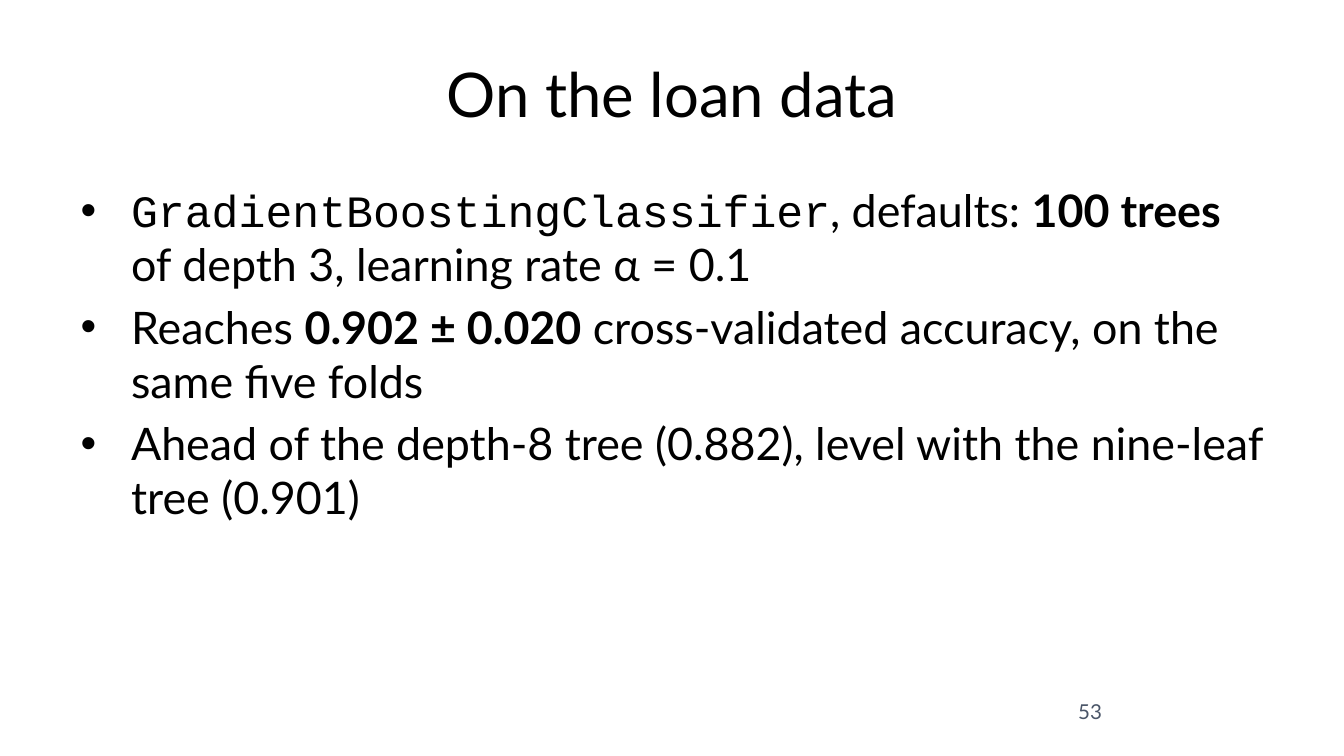
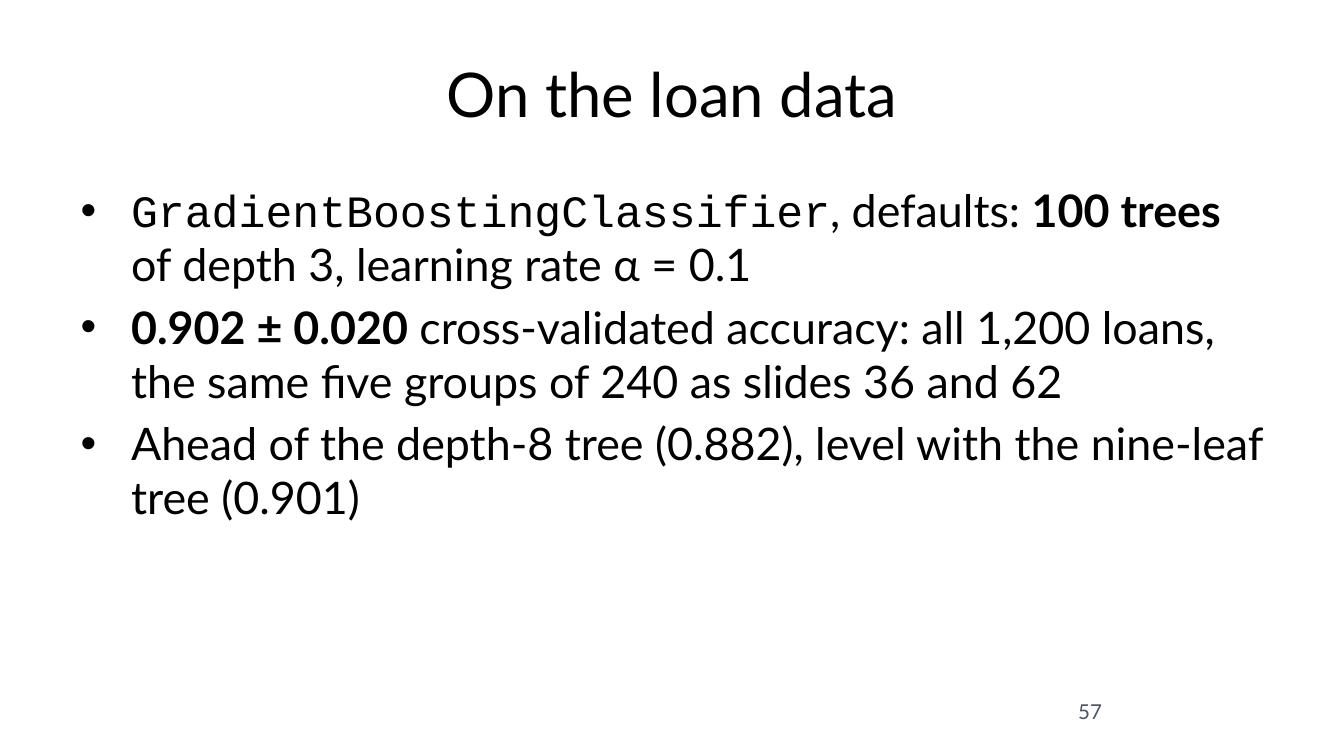
Before and after one commit to fabioantonini/technologies-for-artificial-intelligence, a slide deck: slide 57 of Lessons/07_trees_and_ensembles/Slides/trees_and_ensembles_slides.pptx (slide 53 before the commit). Drawn at 1344x756 pixels with LibreOffice and Linux fonts; fonts in the diff are those of the drawing; background and template pictures are left out. Boxes give left, top, right and bottom in pixels: in the first picture for what was removed or moved away, otherwise in the second. Text is boxed around its words. In the diff, an @@ line names an element or a change of style, - is before the commit and + after.

```diff
--- a/Lessons/07_trees_and_ensembles/Slides/trees_and_ensembles_slides.pptx
+++ b/Lessons/07_trees_and_ensembles/Slides/trees_and_ensembles_slides.pptx
@@ text at (131, 311, 1215, 407): text changed @@
-• Reaches 0.902 ± 0.020 cross-validated accuracy, on the same five folds
+• 0.902 ± 0.020 cross-validated accuracy: all 1,200 loans, the same five groups of 240 as slides 36 and 62
@@ page number at (1078, 704, 1102, 719): text changed @@
-53
+57
```
Also in this commit, not shown: 24 other slides changed, 4 slides added, 17 other files.
